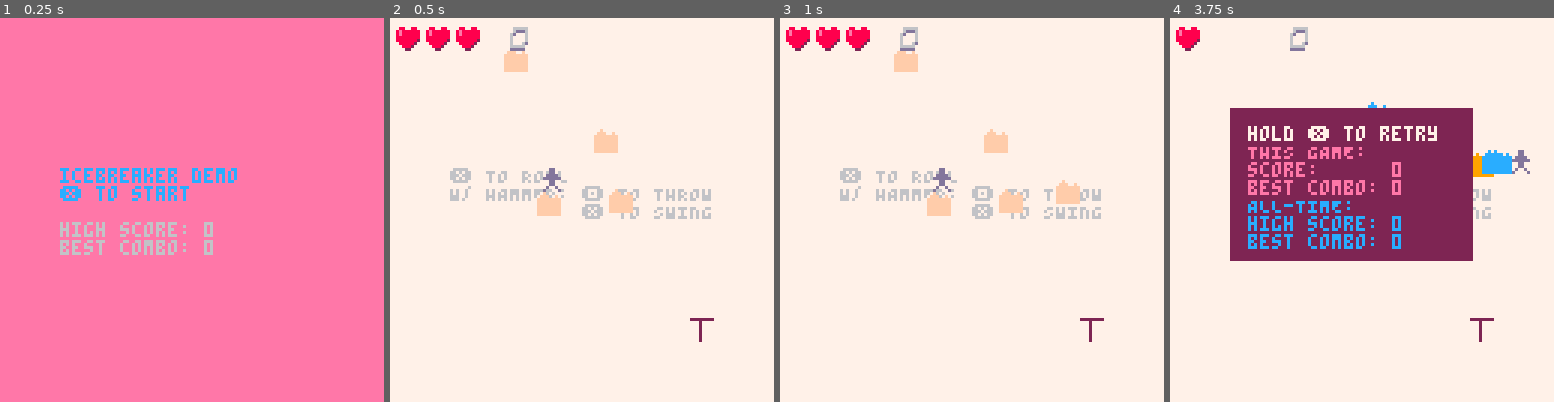
Above: before the commit, frames 1-4 (left to right).
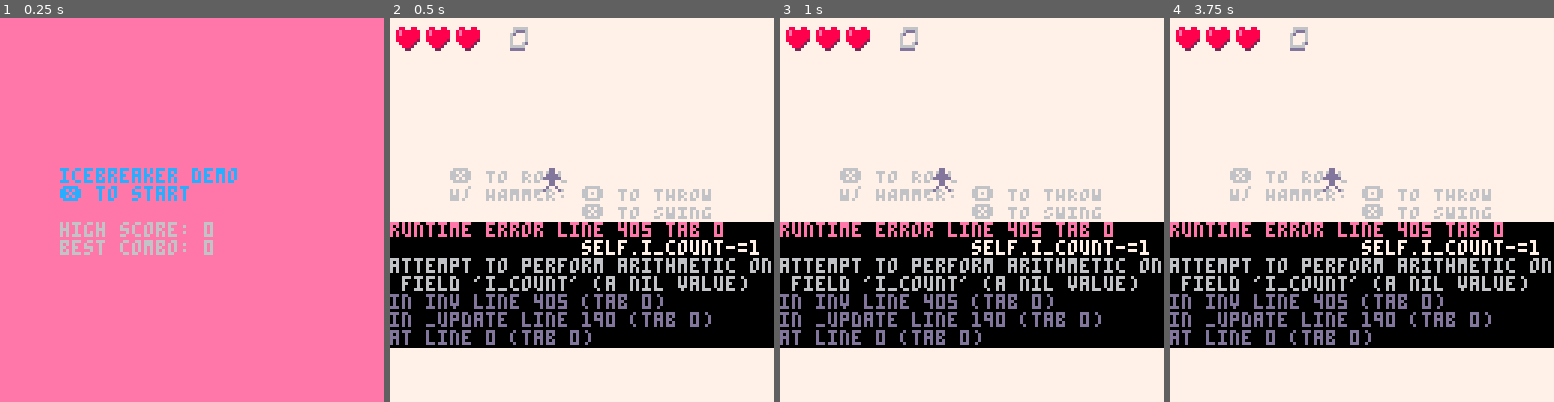
Above: after the commit, the same moments.

Repository: wsasaki01/icebreaker
Game: PICO-8 cartridge p2/icebreaker-p1.p8
The game is run twice, just before and just after one commit, with the same random seed, the same clock (stepped at 60 frames per second) and the same inputs.
Inputs:
- Up to frame 1 (0.25 s): no input
- Up to frame 2 (0.5 s): tap X (X key) at 0.33 s
- Up to frame 3 (1 s): tap O (Z key) at 0.7 s
- Up to frame 4 (3.75 s): tap X (X key) at 1.07, 1.85, 2.97 s; hold Right 1.6-2.1 s; tap O (Z key) every 0.4 s from 1.7 to 3.7 s; hold Up 2.15-2.42 s; hold Right 2.47-3.03 s; hold Left 3.08-3.58 s; hold Down from 3.63 s (still down)

Frame 1 is identical in both runs. In frame 2, 33% of the frame differs, in the area x 0-100%, y 8-86%; in frame 3, 34%; in frame 4, 52%, in the area x 0-100%, y 2-86%.
Error after the commit: runtime error line 405 tab 0; self.i_count-=1; attempt to perform arithmetic on field 'i_count' (a nil value)

Commit message:
Rename player variables

Diff:
--- a/p2/draw.lua
+++ b/p2/draw.lua
@@ -50,7 +50,7 @@
         print("hold ❎ to retry", 26, 36, 7)
         print("THIS GAME:", 14)
         print("score:      "..tostr(p.score))
-        print("best combo: "..tostr(p.combo_record))
+        print("best combo: "..tostr(p.combo_rec))
         print("ALL-TIME:", 12)
         print("high score: "..tostr(h_score))
         print("best combo: "..tostr(h_combo))
--- a/p2/enemy.lua
+++ b/p2/enemy.lua
@@ -22,7 +22,7 @@
                     p.score+=flr(100*self.speed/(e_s_min+e_range))
                     p.multi+=0.1
                     p.multi=ceil(p.multi*10)/10
-                    p.combo_count=p.combo_frames
+                    p.combo_cnt=p.combo_fr
                     sh_str1+=0.1
                     sh_str2+=0.09
                     hitstop = true
--- a/p2/main.lua
+++ b/p2/main.lua
@@ -39,8 +39,8 @@
         end
     end
 
-    if p.combo_count != 0 then
-        rect(33, 24, 33+p.combo_count, 24, 8)
-        rect(33, 25, 33+p.combo_count, 25, 14)
+    if p.combo_cnt != 0 then
+        rect(33, 24, 33+p.combo_cnt, 24, 8)
+        rect(33, 25, 33+p.combo_cnt, 25, 14)
     end
 end
--- a/p2/player.lua
+++ b/p2/player.lua
@@ -1,31 +1,33 @@
 function create_player()
     return {
-        s = 1, temp_s = 0,
+        s = 1, temp_s = 0, -- sprite
         x = 50, xw = 8,
         y = 50, yw = 8,
-        score = 0, multi = 1, combo_record = 0,
+        score = 0, multi = 1, combo_rec = 0,
         health = 3,
 
-        combo_count = 0,
-        combo_frames = 60,
+        combo_cnt = 0,
+        combo_fr = 60,
 
+        -- inv
         flash = false,
         i = false,
-        i_count = 0,
-        i_frame = false,
+        i_cnt = 0,
+        i_fr = false,
 
         d = 0,
 
+        -- damaged frame effect
         hit = false,
         hit_count = 0,
         hit_frames = 4,
 
-        cooldown = 1*30,
-        charge = true,
+        a_cooldown = 1*30,
+        a_charge = true,
 
         rolling = false,
-        roll_count = 0,
-        roll_frames = 10,
+        roll_cnt = 0,
+        roll_fr = 10,
 
         sprite = function(self)
             self.s = h.equipped and 4 or 1
@@ -35,11 +37,11 @@
             if not self.i then
                 spr(self.s, self.x, self.y)
             elseif self.flash then
-                if not self.i_frame then
+                if not self.i_fr then
                     spr(self.s, self.x, self.y)
-                    self.i_frame = true
+                    self.i_fr = true
                 else
-                    self.i_frame = false
+                    self.i_fr = false
                 end
             else
                 spr(self.temp_s, self.x, self.y)
@@ -51,10 +53,7 @@
                 if e.spawn == 0 and not self.i and collide(self.x+1, self.y+1, self.yw-2, self.xw-2, e.x+1, e.y+1, e.xw-2, e.yw-2) then
                     self.health -= 1
 
-                    self.hit = true
-                    self.hit_count = self.hit_frames
-
-                    self.combo_count = 0
+                    self.combo_cnt = 0
 
                     self.i = true
                     self.i_count = 30
@@ -73,7 +72,7 @@
             end
         end,
 
-        invincibilty = function(self)
+        inv = function(self)
             if self.i_count != 0 then
                 self.i_count-=1
             else
@@ -99,25 +98,25 @@
             if self.y > 120 then
                 self.y = 120
             end
-            self.roll_count += 1
+            self.roll_cnt += 1
             self.temp_s = 8
-            if self.roll_count == self.roll_frames then
+            if self.roll_cnt == self.roll_fr then
                 self.rolling = false
-                self.roll_count = 0
+                self.roll_cnt = 0
             end
         end,
 
         combo = function(self)
-            if self.combo_count != 0 then
-                self.combo_count-=1
+            if self.combo_cnt != 0 then
+                self.combo_cnt-=1
             else
-                if (self.multi-1)*10 > self.combo_record then
-                    self.combo_record = (self.multi-1)*10
+                if (self.multi-1)*10 > self.combo_rec then
+                    self.combo_rec = (self.multi-1)*10
                 end
 
-                if self.combo_record > h_combo then
-                    h_combo = self.combo_record
-                    dset(1, self.combo_record)
+                if self.combo_rec > h_combo then
+                    h_combo = self.combo_rec
+                    dset(1, self.combo_rec)
                 end
                 self.multi=1
             end
--- a/p2/update.lua
+++ b/p2/update.lua
@@ -61,23 +61,26 @@
                 h:check()
             end
 
-            --
-            if p.charge == p.cooldown then
-                p.charge = true
+            -- charge attack
+            if p.a_charge == p.a_cooldown then
+                p.a_charge = true
             end
 
-            if p.charge != true then
-                p.charge += 1
+            if p.a_charge != true then
+                p.a_charge += 1
             end
 
+            -- swing or throw
             if btn(5) and not p.rolling then
-                if h.equipped and p.charge==true and #attacks<1 then
-                    p.charge = 0
+                -- swing if holding weapon, charged, and not already attacking
+                if h.equipped and p.a_charge==true and #attacks<1 then
+                    p.a_charge = 0
                     create_attack("player", p_a_len, p_a_size)
+                -- roll if not holding weapon and holding direction
                 elseif not h.equipped and (diff.x!=0 or diff.y!=0) then
                     p.rolling = true
                     p.i = true
-                    p.i_count = 9
+                    p.i_cnt = 9 -- i-frames
                     p.d = atan2(diff.x, diff.y)
                 end
             end
@@ -151,7 +154,7 @@
 
             p:die()
             p:sprite()
-            p:invincibilty()
+            p:inv()
             p:combo()
 
             for a in all(attacks) do
